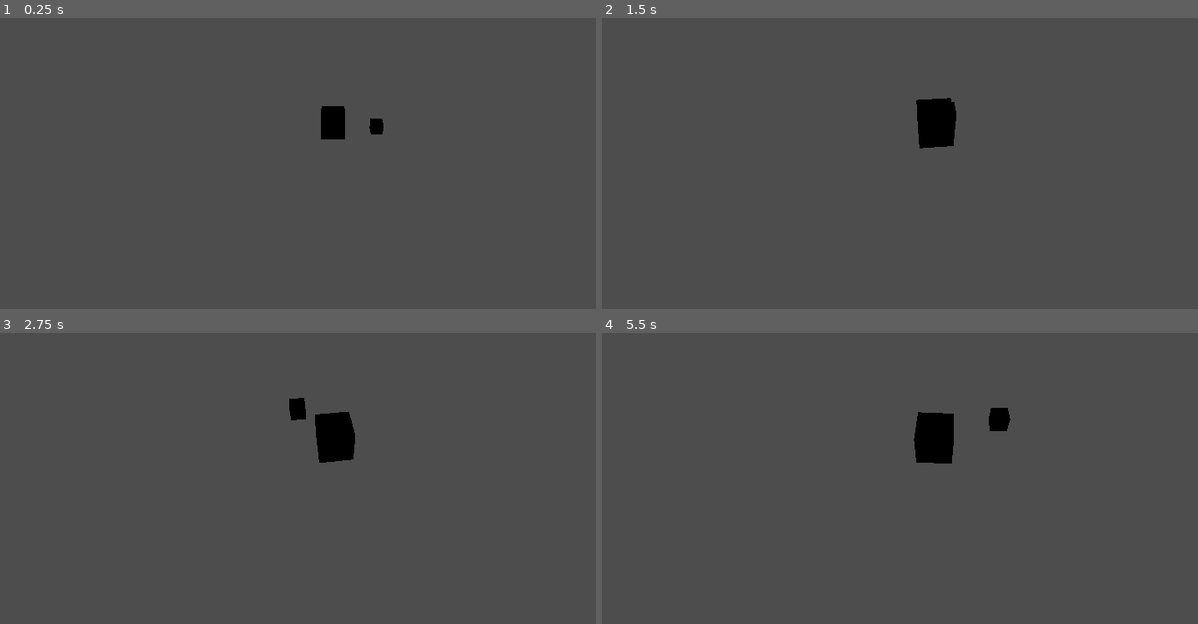
Above: before the commit, frames 1-4 (two rows, left to right).
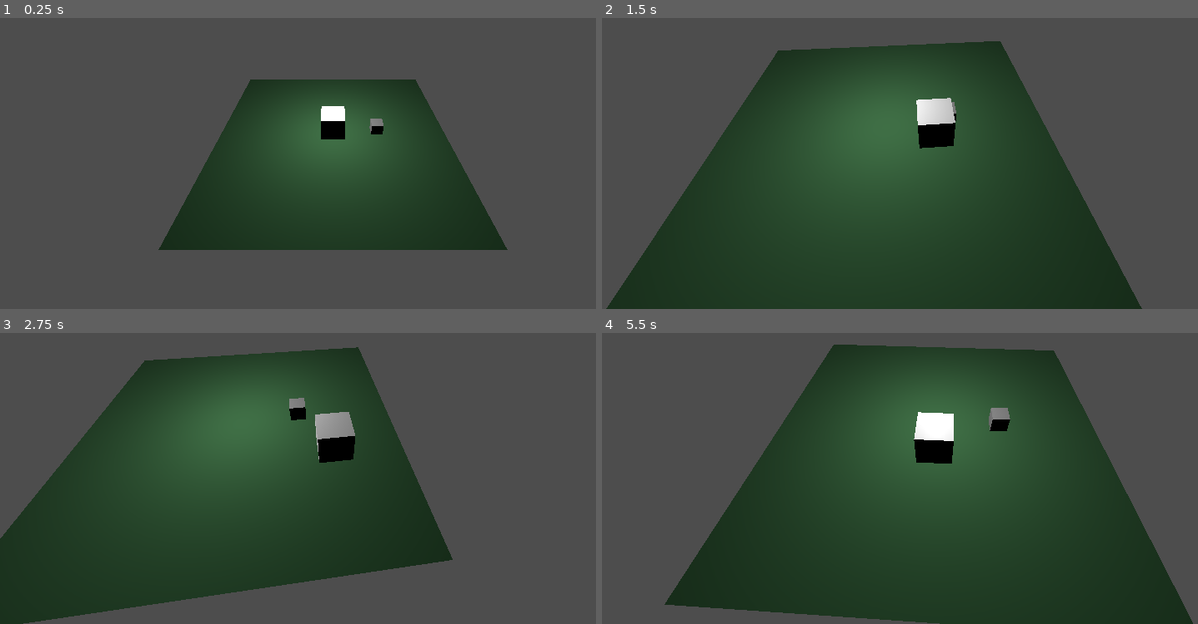
Above: after the commit, the same moments.

Repository: AYT04/SmallWorld4
Game: Godot game, scene res://scenes/loby.tscn
Two runs of this game, one before a commit and one after it. Both use one fixed random seed, a clock stepped at 60 frames per second and the inputs below.
Inputs:
- Up to frame 1 (0.25 s): no input
- Up to frame 2 (1.5 s): tap Enter (ui_accept) at 0.5, 0.77 s; hold Right (ui_right) 0.53-1.28 s; hold Down (ui_down) from 1.28 s (still down)
- Up to frame 3 (2.75 s): tap Enter (ui_accept) at 1.52 s; release Down (ui_down) at 2.03 s; hold Right (ui_right) from 2.03 s (still down)
- Up to frame 4 (5.5 s): release Right (ui_right) at 2.78 s; hold Up (ui_up) 2.78-3.53 s; tap Enter (ui_accept) at 3.02, 3.77, 4.52 s; hold Left (ui_left) 3.53-5.03 s; hold Down (ui_down) from 5.03 s (still down)

The runs differ from the first frame. In frame 1, 24% of the frame differs, in the area x 26-86%, y 21-80%; in frame 2, 55%; in frame 3, 46%; in frame 4, 56%, in the area x 10-100%, y 4-100%.

Commit message:
Add Green Mesg to floor and light to scene

Diff:
--- a/scenes/loby.tscn
+++ b/scenes/loby.tscn
@@ -8,6 +8,13 @@
 size = Vector3(2.1202, 1.99353, 2.3745)
 
 [sub_resource type="WorldBoundaryShape3D" id="WorldBoundaryShape3D_3lml2"]
+
+[sub_resource type="StandardMaterial3D" id="StandardMaterial3D_m5wju"]
+albedo_color = Color(0.227451, 0.431373, 0.254902, 1)
+
+[sub_resource type="PlaneMesh" id="PlaneMesh_or312"]
+material = SubResource("StandardMaterial3D_m5wju")
+size = Vector2(20, 20)
 
 [sub_resource type="BoxMesh" id="BoxMesh_cy1s1"]
 
@@ -40,6 +47,14 @@
 [node name="CollisionShape3D" type="CollisionShape3D" parent="Floor"]
 shape = SubResource("WorldBoundaryShape3D_3lml2")
 
+[node name="MeshInstance3D" type="MeshInstance3D" parent="Floor"]
+mesh = SubResource("PlaneMesh_or312")
+
 [node name="MeshInstance3D" type="MeshInstance3D" parent="."]
 transform = Transform3D(1, 0, 0, 0, 1, 0, 0, 0, 1, 3.7794, 0.891316, 0)
 mesh = SubResource("BoxMesh_cy1s1")
+
+[node name="OmniLight3D" type="OmniLight3D" parent="."]
+transform = Transform3D(1, 0, 0, 0, 1, 0, 0, 0, 1, 0, 5.72797, 0)
+light_energy = 5.364
+omni_range = 4096.0
Not shown: 1 places in scenes/loby.tscn that only renumber resources
